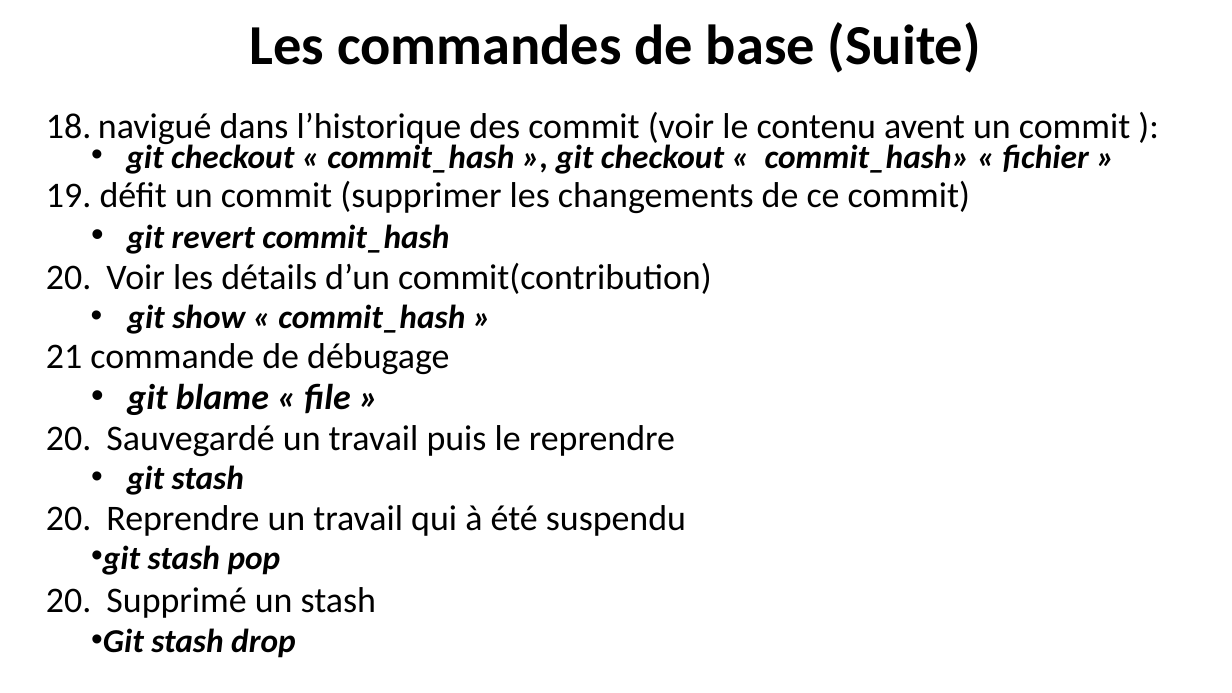
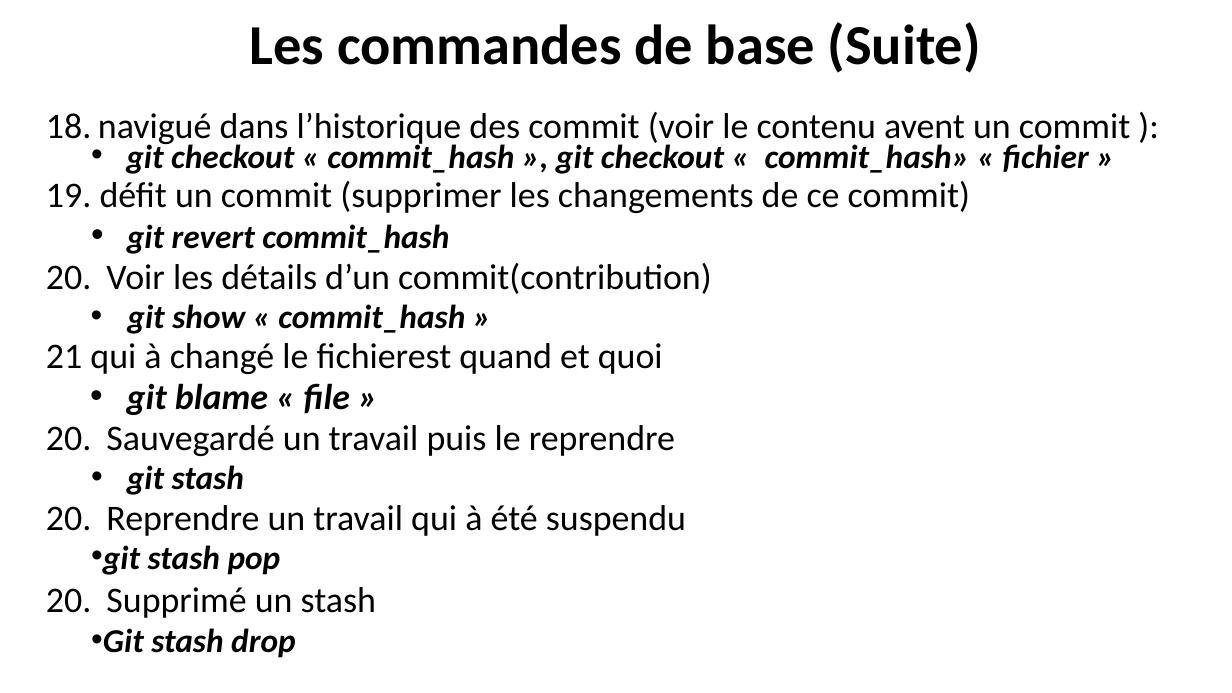
Before and after one commit to belakebiboussad/form, a slide deck: slide 11 of Formation Git.pptx. Drawn at 1232x693 pixels with LibreOffice and Linux fonts; fonts in the diff are those of the drawing. Boxes give left, top, right and bottom in pixels: in the first picture for what was removed or moved away, otherwise in the second. Text is boxed around its words. In the diff, an @@ line names an element or a change of style, - is before the commit and + after.

```diff
--- a/Formation Git.pptx
+++ b/Formation Git.pptx
@@ text at [46, 343, 663, 374]: text changed @@
-  21 commande de débugage
+  21 qui à changé le fichierest quand et quoi
```
Also in this commit, not shown: 1 other slide changed, 2 slides added, 1 slide removed, 1 other file.
